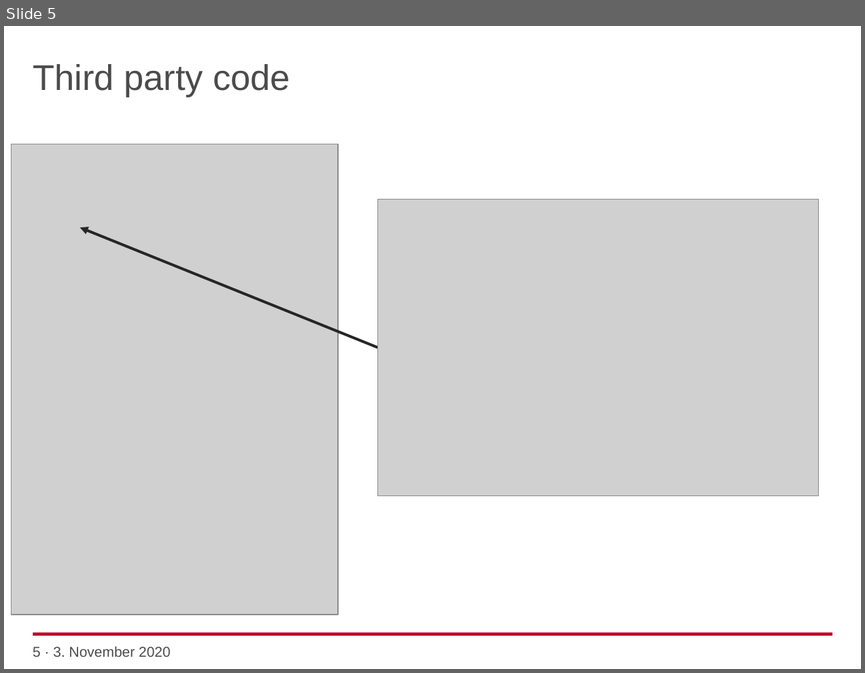
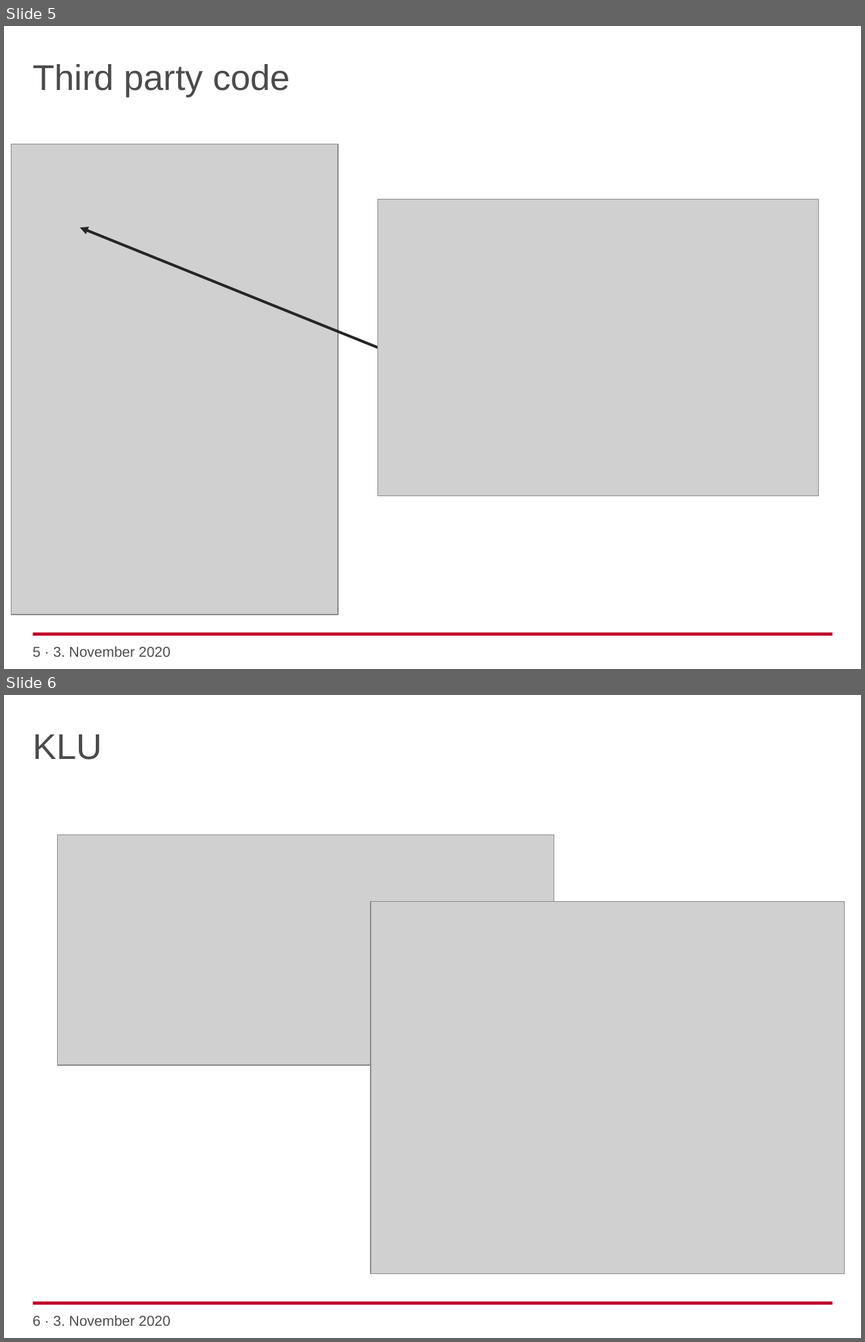
Before and after one commit to Data2Dynamics/d2d, a slide deck: arFramework3/Meeting Notes and Discussions/20201103-Copyright+LicenseDisucussion.pptx. Shown one above the other, each under a label of ours: slide 5 before the commit, slides 5 and 6 after it. The pictures are 865x673 and 865x1342 pixels, drawn with LibreOffice and Linux fonts; fonts in the diff are those of the drawing; grey boxes stand for pictures; background and template pictures are left out. Boxes give left, top, right and bottom in pixels: in the first picture for what was removed or moved away, otherwise in the second. Text is boxed around its words. In the diff, an @@ line names an element or a change of style, - is before the commit and + after.

```diff
--- a/arFramework3/Meeting Notes and Discussions/20201103-Copyright+LicenseDisucussion.pptx
+++ b/arFramework3/Meeting Notes and Discussions/20201103-Copyright+LicenseDisucussion.pptx
@@ slide 6 added at box(4, 695, 861, 1338), background #FFFFFF; not listed: 1 template element that a slide beside it also shows @@
@@ title added at box(33, 734, 102, 760), 30 pt, text #4B4B4B @@
+KLU
@@ picture added at box(57, 834, 553, 1064) @@
@@ picture added at box(371, 902, 844, 1273) @@
@@ text added at box(33, 1315, 171, 1325), 12 pt, text #4B4B4B @@
+6 · 3. November 2020
```
Also in this commit, not shown: 1 other slide added.
